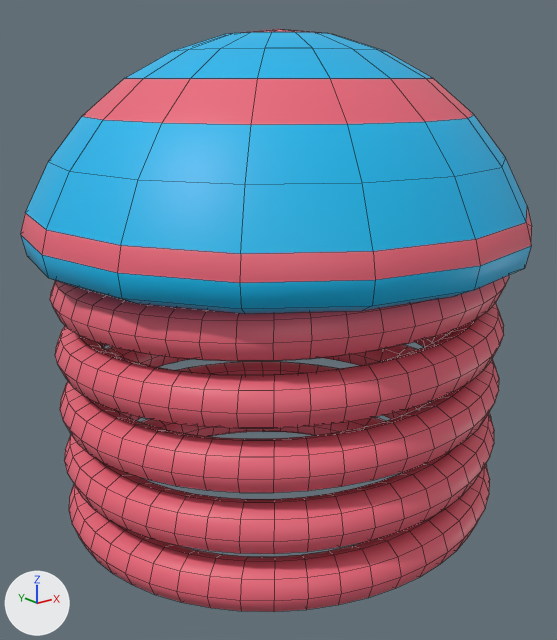
Renders of the FBX model Assets/Models/JumppadRev1Var1.fbx from each side of a commit.
Rendered twice from a 50 mm camera at (-2.13, -2.66, 2.09) aimed at (-0.02, -0.03, 1.04). The lights are fixed; the arrows at lower left show +X, +Y and +Z. Mesh edges are drawn as thin lines. Where no turn or scale is listed for an object, it has been applied to the vertices.

The scene before the commit, as lines of its bpy script (objects in view):
```python
me_mesh = bpy.data.meshes.new('Mesh')
me_mesh.from_pydata(...)  # 2570 vertices, 2576 faces; spans x -1.09..1.09, y -1.09..1.09, z 0.0..2.28
me_mesh.materials.append(mat_casualtexv1)  # picture img_casualtex_v1_png
ob_jumppadrev1 = bpy.data.objects.new('JumppadRev1', me_mesh)
ob_jumppadrev1.location = (0.0, 0.0, 0.0)
```
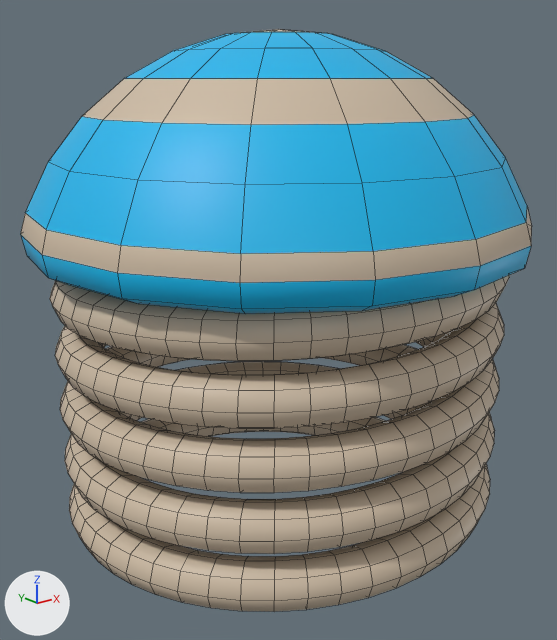
Changed parts and their boxes (x1, y1, x2, y2) in the pictures (557 x 640 px):
```json
{"part": 1, "of": "me_mesh", "change": "surface changed", "before": [21, 29, 532, 611], "after": [21, 29, 532, 611], "on screen": "red to beige"}
```

Edits to the scene script, one JSON object a line:
```json
{"block": "me_mesh", "where": "me_mesh.from_pydata(...)  # 2570 vertices, 2576 faces; spans x -1.09..1.09, y -1.09..1.09, z 0.0..2.28"}
{"block": "me_mesh", "where": "# used by ob_jumppadrev1; location = (0.0, 0.0, 0.0)"}
{"block": "me_mesh", "change": "me_mesh part 1: 2464 kept faces spanning x -1.09..1.09, y -1.09..1.09, z 0.0..2.28 get new texture (UV) coordinates"}
```
